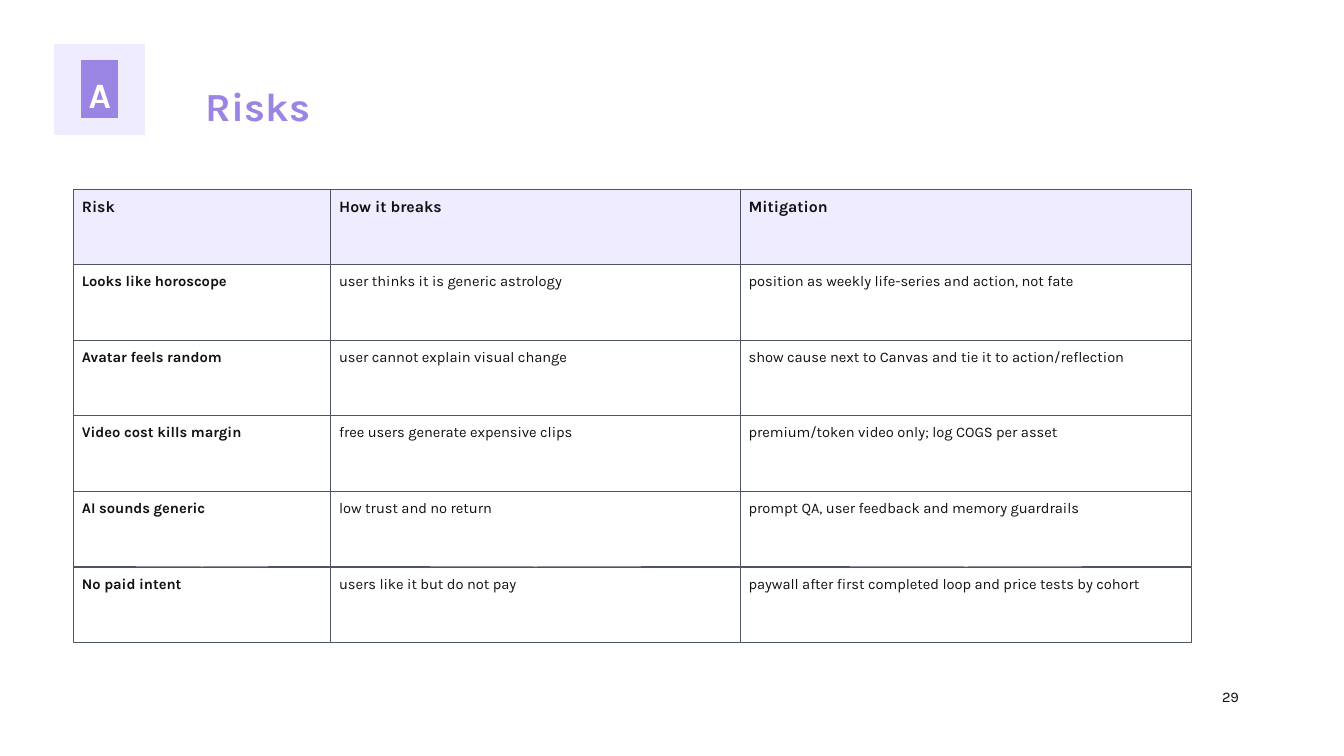
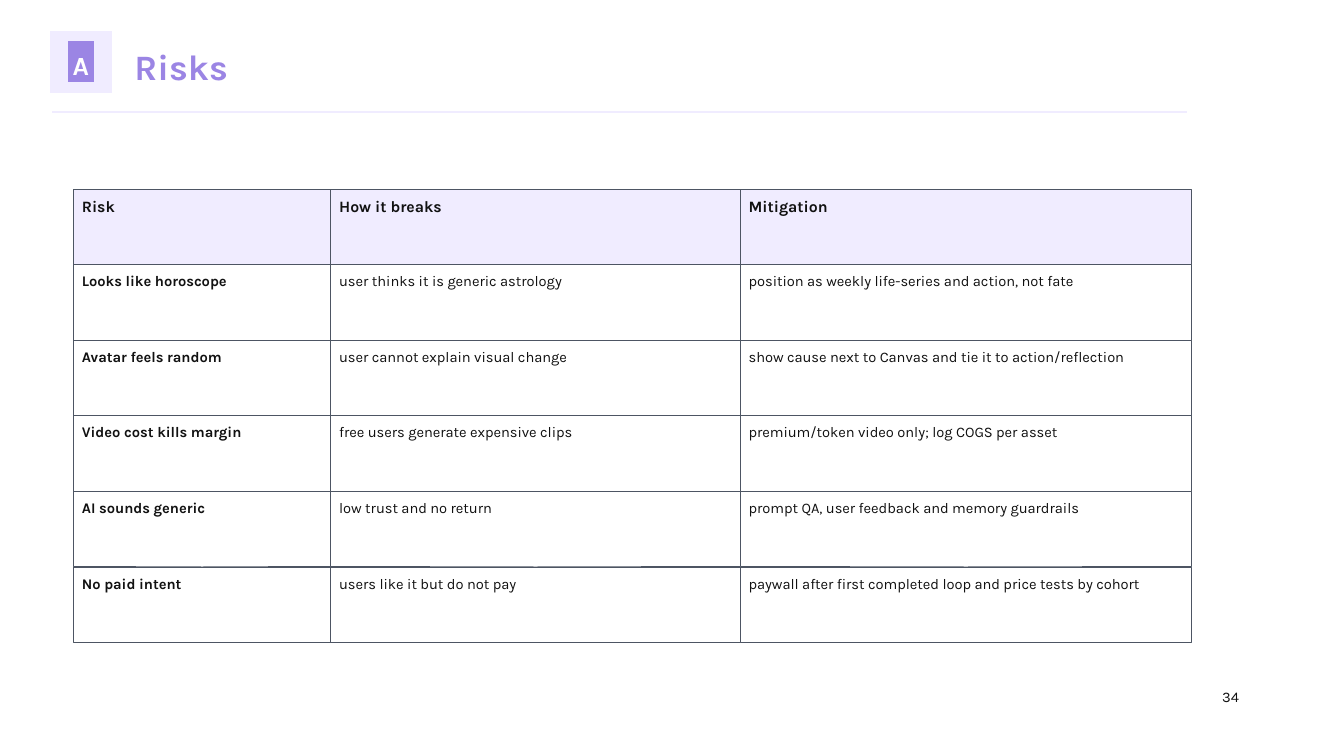
Before and after one commit to kirbudilov01/alina-research, a slide deck: slide 34 of output/pptx/AURA_TRENDVI_STYLE_DECK.pptx (slide 29 before the commit). Drawn at 1344x756 pixels with LibreOffice and Linux fonts; fonts in the diff are those of the drawing. Boxes give left, top, right and bottom in pixels: in the first picture for what was removed or moved away, otherwise in the second. Text is boxed around its words. In the diff, an @@ line names an element or a change of style, - is before the commit and + after.

```diff
--- a/output/pptx/AURA_TRENDVI_STYLE_DECK.pptx
+++ b/output/pptx/AURA_TRENDVI_STYLE_DECK.pptx
@@ rectangle: place and size @@
-rectangle at [54,44,145,135]
+rectangle at [50,31,111,92]
@@ rectangle: place and size @@
-rectangle at [82,60,117,117]
+rectangle at [69,42,94,83]
@@ text "A": place and size @@
-text "A" at [89,85,111,108]
+text "A" at [73,58,89,75]
@@ text "A" at [73,58,89,75]: size 25.5 to 18.8 pt @@
@@ text "Risks": place and size @@
-text "Risks" at [206,92,310,122]
+text "Risks" at [134,54,228,81]
@@ text "Risks" at [134,54,228,81]: size 28.5 to 25.5 pt @@
@@ rectangle added at [52,111,1187,113], fill #F0ECFF, outline #F0ECFF 0 pt @@
@@ text at [1222,692,1239,702]: text changed @@
-29
+34
```
Also in this commit, not shown: 30 other slides changed, 6 slides added, 5 other files.
